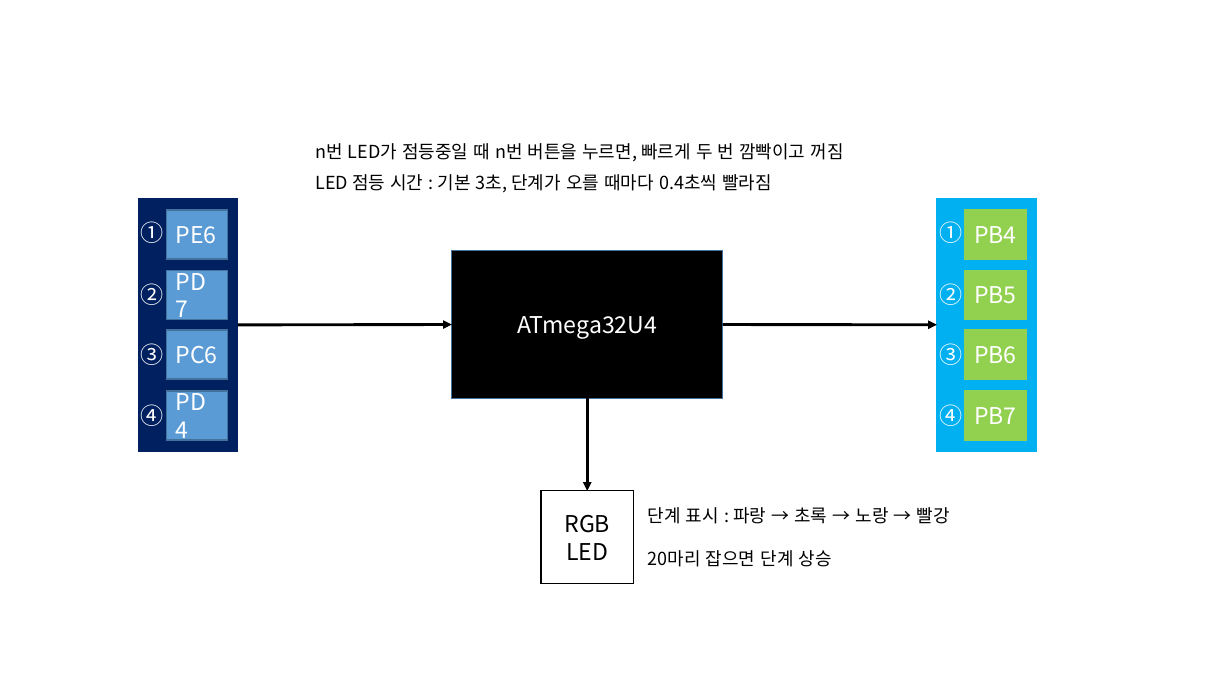
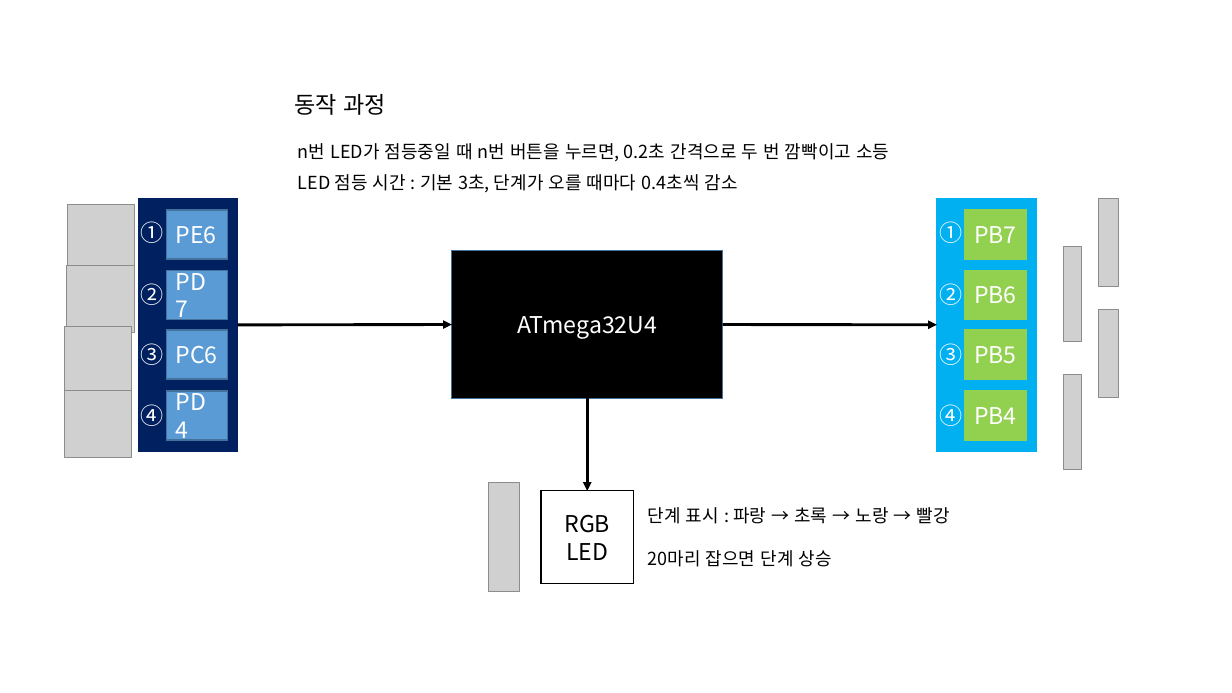
Before and after one commit to MagmaTart/JumpUP-2017-Summer, a slide deck: slide 1 of mole-project/SoominLee_mole-diagram_20170724.pptx. Drawn at 1232x693 pixels with LibreOffice and Linux fonts; fonts in the diff are those of the drawing; grey boxes stand for pictures. Boxes give left, top, right and bottom in pixels: in the first picture for what was removed or moved away, otherwise in the second. Text is boxed around its words. In the diff, an @@ line names an element or a change of style, - is before the commit and + after.

Commit message:
mole

```diff
--- a/mole-project/SoominLee_mole-diagram_20170724.pptx
+++ b/mole-project/SoominLee_mole-diagram_20170724.pptx
@@ text added at <box>295,94,387,115</box>, 18 pt, text #000000 @@
+동작 과정
@@ text at <box>298,143,889,162</box>: text changed @@
-n번 LED가 점등중일 때 n번 버튼을 누르면, 빠르게 두 번 깜빡이고 꺼짐
+n번 LED가 점등중일 때 n번 버튼을 누르면, 0.2초 간격으로 두 번 깜빡이고 소등
@@ text at <box>298,174,738,193</box>: text changed @@
-LED 점등 시간 : 기본 3초, 단계가 오를 때마다 0.4초씩 빨라짐
+LED 점등 시간 : 기본 3초, 단계가 오를 때마다 0.4초씩 감소
@@ picture added at <box>67,204,134,272</box> @@
@@ picture added at <box>1099,199,1119,287</box> @@
@@ text in rectangle at <box>974,226,1017,243</box>: text changed @@
-PB4
+PB7
@@ picture added at <box>67,265,134,333</box> @@
@@ picture added at <box>1064,247,1081,341</box> @@
@@ rectangle "PB6": place and size @@
-rectangle "PB6" at <box>965,330,1026,379</box>
+rectangle "PB6" at <box>965,270,1026,319</box>
@@ picture added at <box>65,326,132,394</box> @@
@@ picture added at <box>1099,310,1119,397</box> @@
@@ rectangle "PB5": place and size @@
-rectangle "PB5" at <box>965,270,1026,319</box>
+rectangle "PB5" at <box>965,330,1026,379</box>
@@ picture added at <box>1064,374,1081,469</box> @@
@@ picture added at <box>65,391,132,458</box> @@
@@ text in rectangle at <box>974,407,1017,424</box>: text changed @@
-PB7
+PB4
@@ picture added at <box>489,482,520,592</box> @@
```
